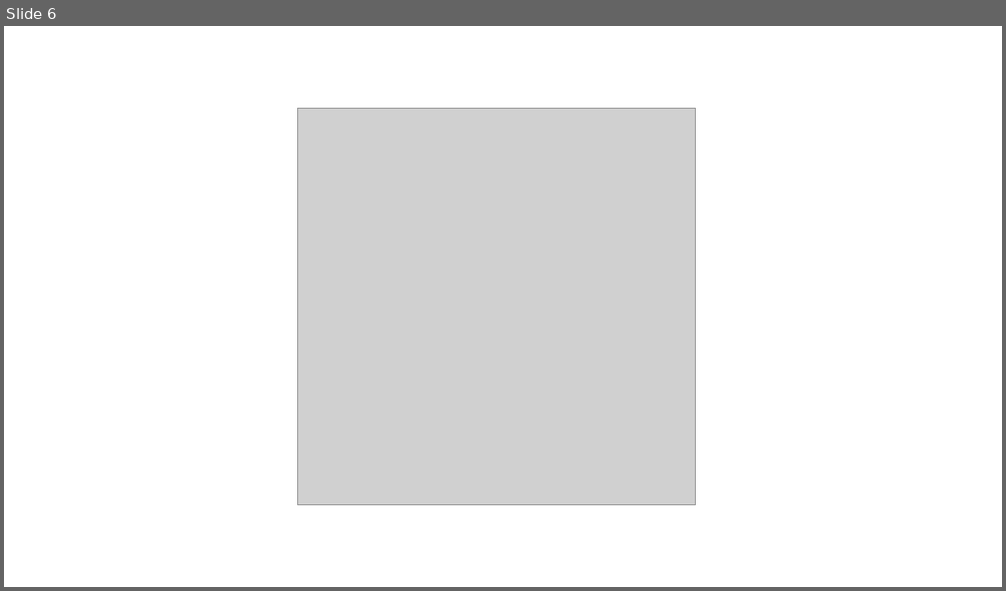
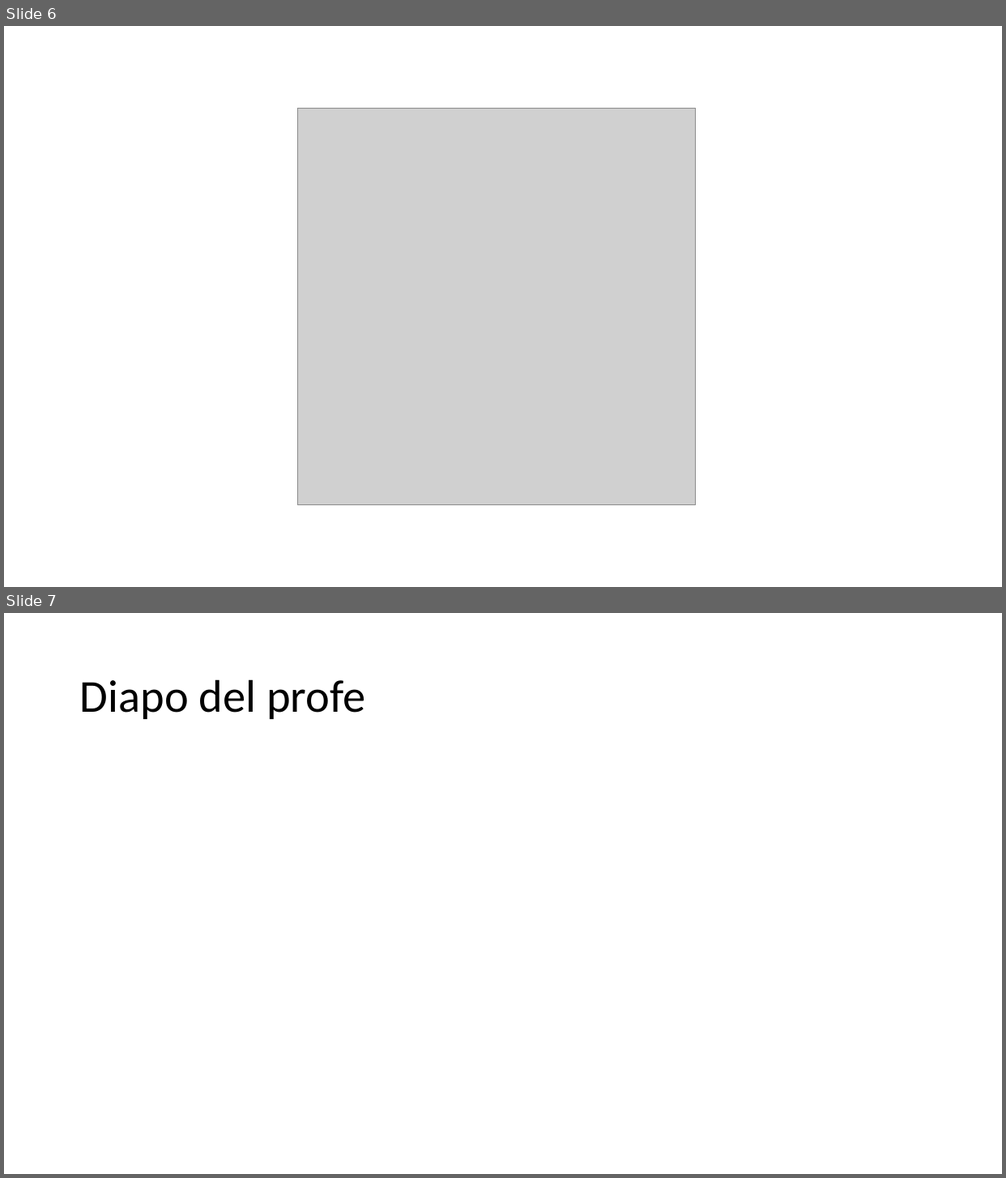
Before and after one commit to miriamdreyer/thebridge, a slide deck: 0_Ramp_Up/documentos/Taller GitHub.pptx. Shown one above the other, each under a label of ours: slide 6 before the commit, slides 6 and 7 after it. The pictures are 1006x591 and 1006x1178 pixels, drawn with LibreOffice and Linux fonts; fonts in the diff are those of the drawing; grey boxes stand for pictures. Boxes give left, top, right and bottom in pixels: in the first picture for what was removed or moved away, otherwise in the second. Text is boxed around its words. In the diff, an @@ line names an element or a change of style, - is before the commit and + after.

Commit message:
añado imagen funciones y diapo en taller de github

```diff
--- a/0_Ramp_Up/documentos/Taller GitHub.pptx
+++ b/0_Ramp_Up/documentos/Taller GitHub.pptx
@@ slide 7 added at box(4, 613, 1002, 1174), background #FFFFFF @@
@@ title added at box(80, 679, 365, 719), 44 pt, text #000000 @@
+Diapo del profe
```
Also in this commit, not shown: 1 other file.
